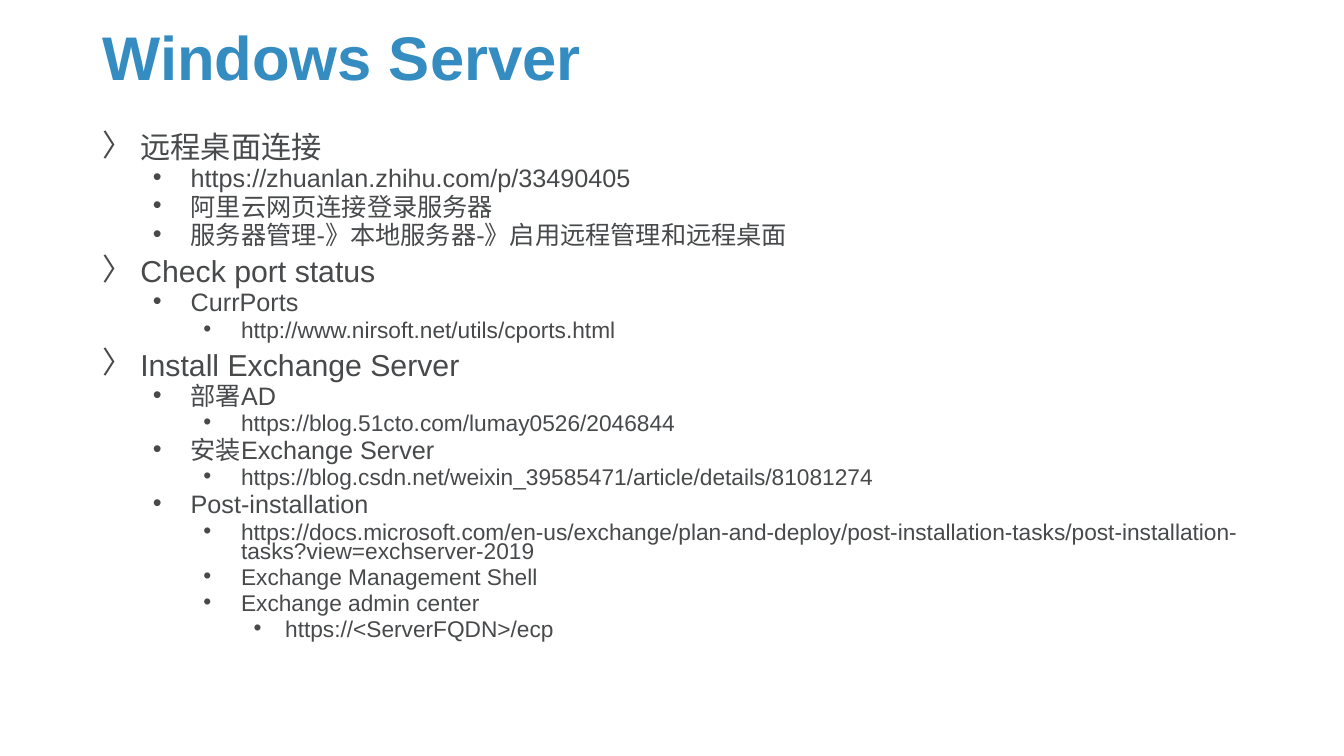
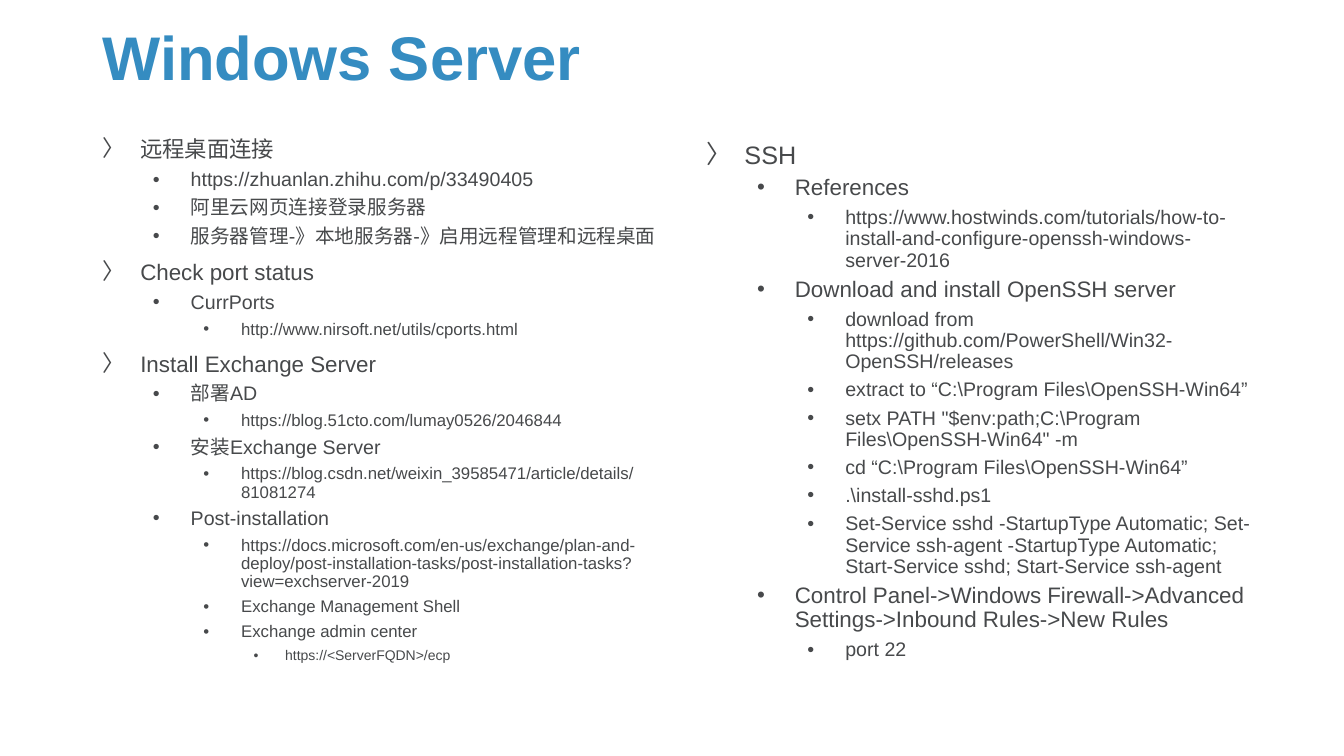
Before and after one commit to Sparks-Lu/TechNotes, a slide deck: slide 6 of Web/Server-Notes.pptx (slide 5 before the commit). Drawn at 1344x756 pixels with LibreOffice and Linux fonts; fonts in the diff are those of the drawing; background and template pictures are left out. Boxes give left, top, right and bottom in pixels: in the first picture for what was removed or moved away, otherwise in the second. Text is boxed around its words. In the diff, an @@ line names an element or a change of style, - is before the commit and + after.

```diff
--- a/Web/Server-Notes.pptx
+++ b/Web/Server-Notes.pptx
@@ text "远程桌面连接" at bbox=[140, 138, 656, 663]: size 21.6 to 16 pt in "远程桌面连接", "Check port status", "Install Exchange Server"; size 18 to 14 pt in "https://zhuanlan.zhihu.com/p/33490405", "阿里云网页连接登录服务器", "服务器管理-》本地服务器-》启用远程管理和远程桌面", "CurrPorts" and 3 more places; size 16.2 to 12 pt in "http://www.nirsoft.net/utils/cports.html", "https://blog.51cto.com/lumay0526/2046844", "https://blog.csdn.net/weixin_39585471/article/details/810812 ...", "https://docs.microsoft.com/en-us/exchange/plan-and-deploy/po ..." and 2 more places; size 16.2 to 10 pt in "https://<ServerFQDN>/ecp"; line spacing 0.7 to 0.9 @@
@@ text added at bbox=[744, 146, 1250, 660], 14 pt, text #47494B @@
+〉 SSH
+  • References
+    • https://www.hostwinds.com/tutorials/how-to-install-and-configure-openssh-windows-server-2016
+  • Download and install OpenSSH server
+    • download from https://github.com/PowerShell/Win32-OpenSSH/releases
+    • extract to “C:\Program Files\OpenSSH-Win64”
+    • setx PATH "$env:path;C:\Program Files\OpenSSH-Win64" -m
+    • cd “C:\Program Files\OpenSSH-Win64”
+    • .\install-sshd.ps1
+    • Set-Service sshd -StartupType Automatic; Set-Service ssh-agent -StartupType Automatic; Start-Service sshd; Start-Service ssh-agent
+  • Control Panel->Windows Firewall->Advanced Settings->Inbound Rules->New Rules
+    • port 22
```
Also in this commit, not shown: 7 other slides changed, 13 slides added, 28 other files.
